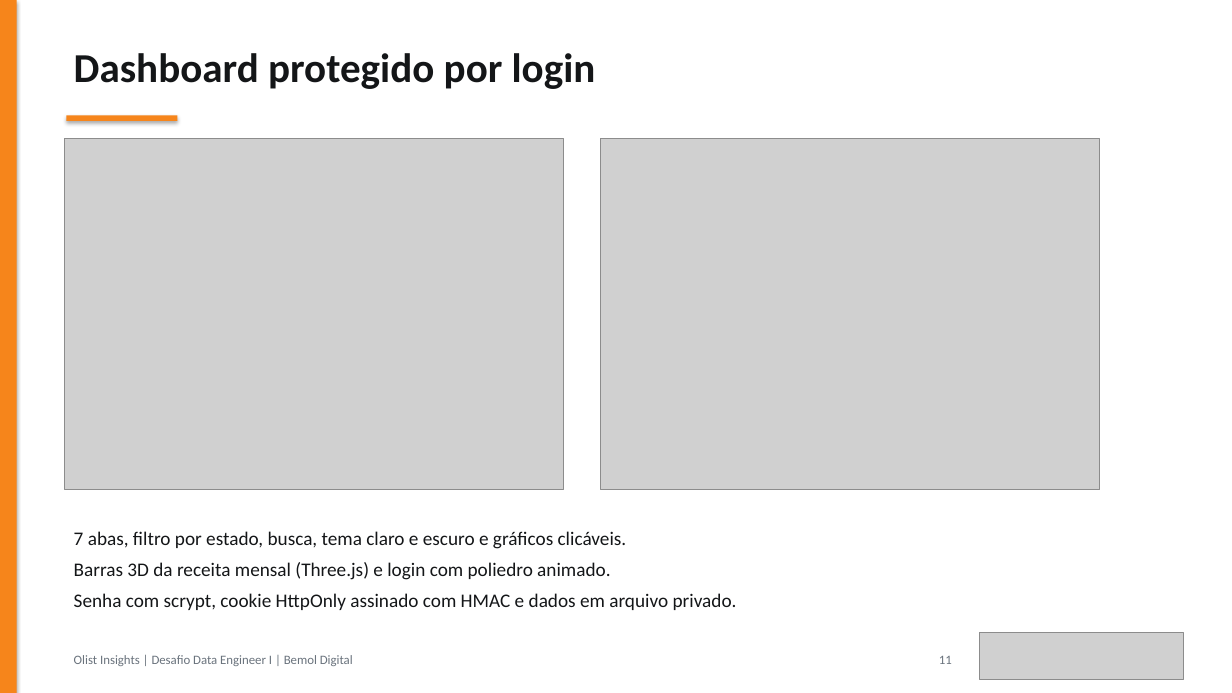
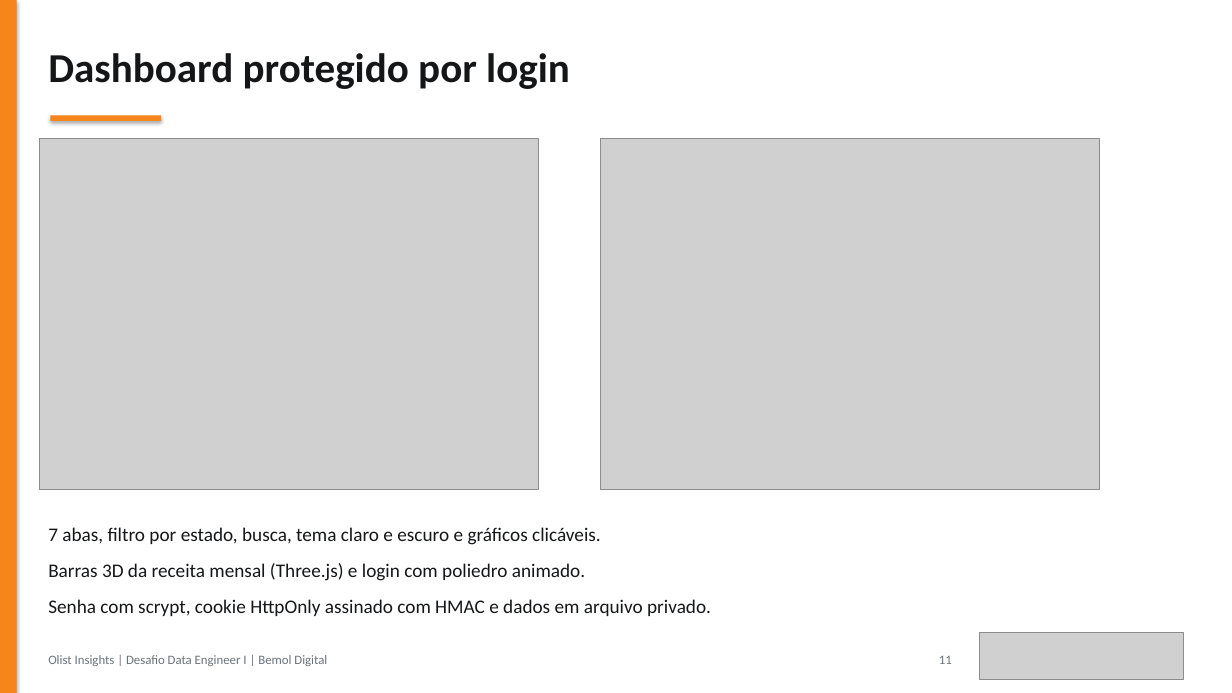
Before and after one commit to JulianaBallin/data-engineer-challenge, a slide deck: slide 11 of docs/apresentacao/apresentacao-olist.pptx. Drawn at 1232x693 pixels with LibreOffice and Linux fonts; fonts in the diff are those of the drawing; grey boxes stand for pictures. Boxes give left, top, right and bottom in pixels: in the first picture for what was removed or moved away, otherwise in the second. Text is boxed around its words. In the diff, an @@ line names an element or a change of style, - is before the commit and + after.

Commit message:
docs(slides): increase list spacing and reduce left margin by 0.7 cm

```diff
--- a/docs/apresentacao/apresentacao-olist.pptx
+++ b/docs/apresentacao/apresentacao-olist.pptx
@@ rectangle: place and size @@
-rectangle at <box>67,116,177,121</box>
+rectangle at <box>50,116,161,121</box>
@@ text "7 abas, filtro por estado, ...": place and size @@
-text "7 abas, filtro por estado, ..." at <box>74,531,737,610</box>
+text "7 abas, filtro por estado, ..." at <box>48,527,711,616</box>
@@ text "7 abas, filtro por estado, ..." at <box>48,527,711,616</box>: more space between paragraphs @@
@@ 2 texts, 1 picture: place and size @@
-2 texts, 1 picture at <box>65,53,596,666</box>
+2 texts, 1 picture at <box>39,53,570,666</box>
```
Also in this commit, not shown: 10 other slides changed, 2 other files.
